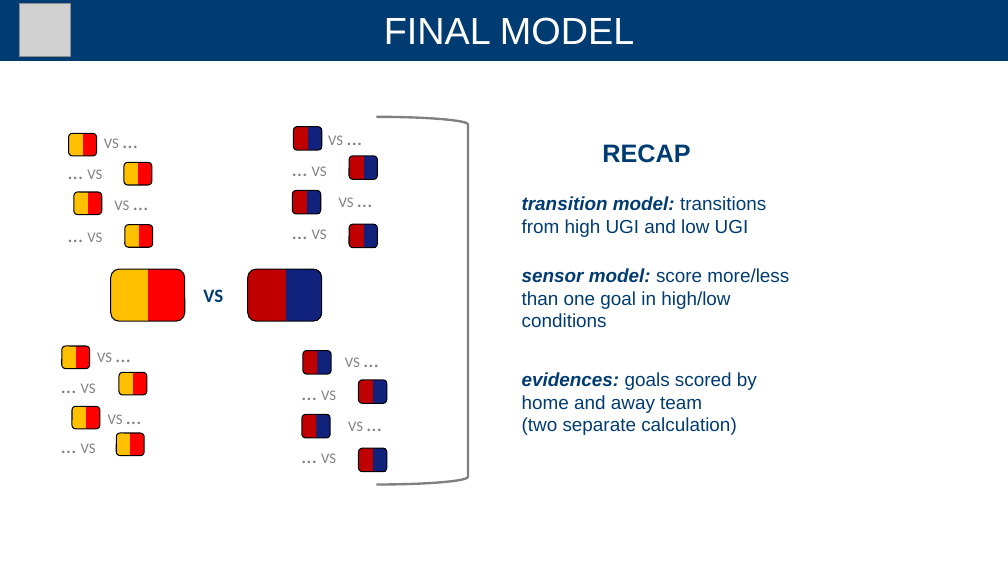
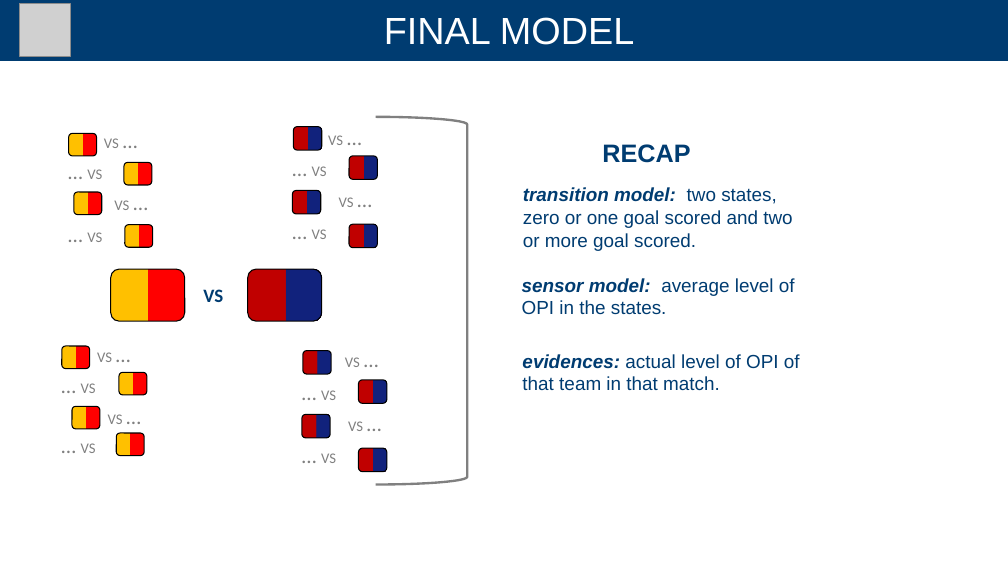
Before and after one commit to andreaTufo/FootballBettingDetectionSystem, a slide deck: slide 12 of presentation/presentation.pptx (slide 11 before the commit). Drawn at 1008x567 pixels with LibreOffice and Linux fonts; fonts in the diff are those of the drawing; grey boxes stand for pictures. Boxes give left, top, right and bottom in pixels: in the first picture for what was removed or moved away, otherwise in the second. Text is boxed around its words. In the diff, an @@ line names an element or a change of style, - is before the commit and + after.

```diff
--- a/presentation/presentation.pptx
+++ b/presentation/presentation.pptx
@@ text at <box>523,187,792,251</box>: text changed @@
-transition model: transitions from high UGI and low UGI
+transition model: two states, zero or one goal scored and two or more goal scored.
@@ text at <box>522,278,795,315</box>: text changed @@
-sensor model: score more/less than one goal in high/low conditions
+sensor model: average level of OPI in the states.
@@ text at <box>522,354,800,391</box>: text changed @@
-evidences: goals scored by home and away team
-(two separate calculation)
+evidences: actual level of OPI of that team in that match.
```
Also in this commit, not shown: 6 other slides changed, 2 slides added.
